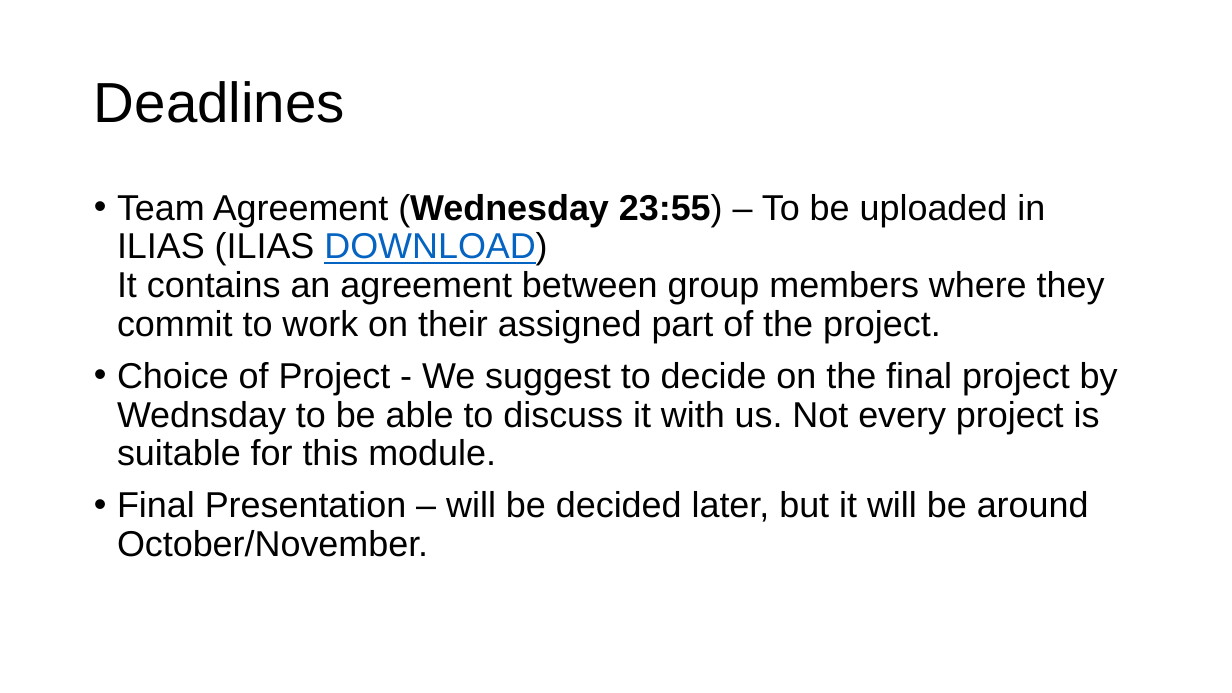
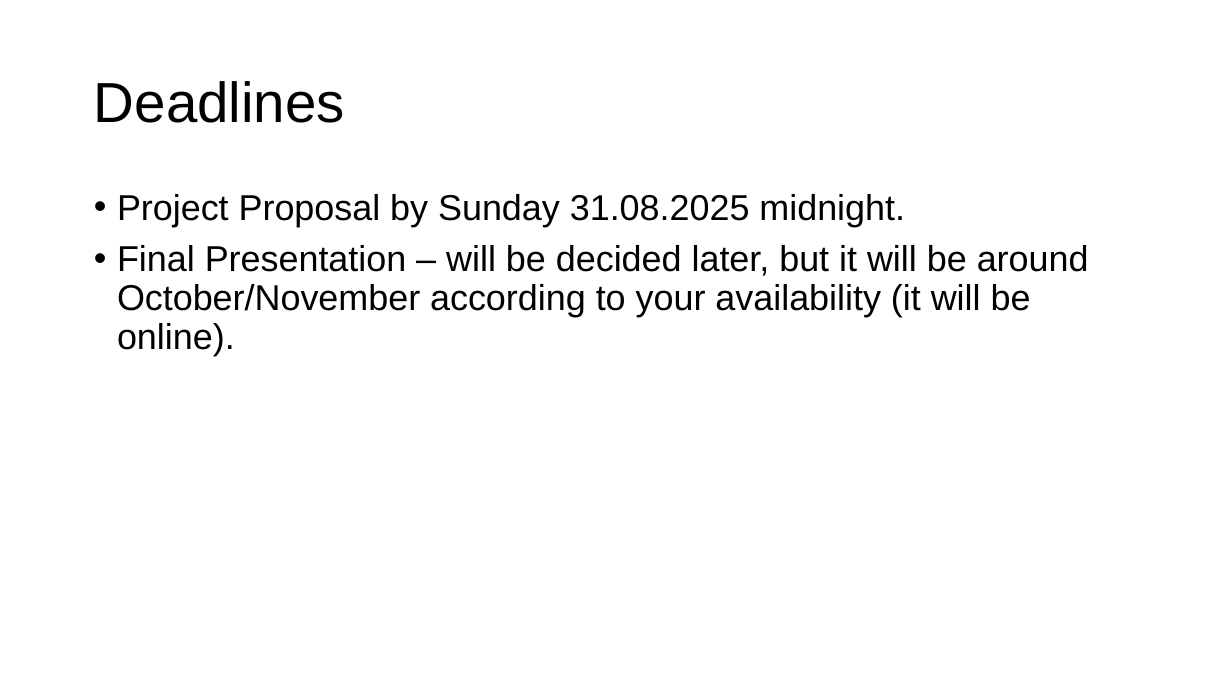
Before and after one commit to michelucci/HSLU-CV-Blockweek-Aug-2025, a slide deck: slide 2 of CV-Blockweek-Administration.pptx. Drawn at 1232x693 pixels with LibreOffice and Linux fonts; fonts in the diff are those of the drawing; background and template pictures are left out. Boxes give left, top, right and bottom in pixels: in the first picture for what was removed or moved away, otherwise in the second. Text is boxed around its words. In the diff, an @@ line names an element or a change of style, - is before the commit and + after.

```diff
--- a/CV-Blockweek-Administration.pptx
+++ b/CV-Blockweek-Administration.pptx
@@ text at box(117, 194, 1089, 356): text changed @@
-• Team Agreement (Wednesday 23:55) – To be uploaded in ILIAS (ILIAS DOWNLOAD)
-  It contains an agreement between group members where they commit to work on their assigned part of the project.
-• Choice of Project - We suggest to decide on the final project by Wednsday to be able to discuss it with us. Not every project is suitable for this module.
-• Final Presentation – will be decided later, but it will be around October/November.
+• Project Proposal by Sunday 31.08.2025 midnight.
+• Final Presentation – will be decided later, but it will be around October/November according to your availability (it will be online).
```
Also in this commit, not shown: 1 other slide changed, 6 other files.
